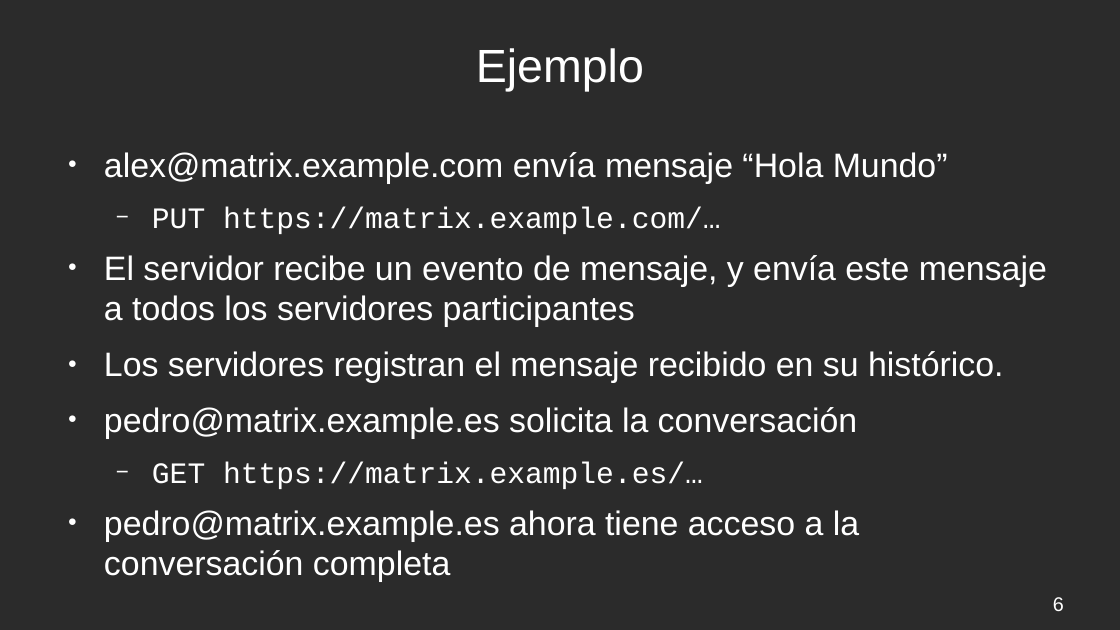
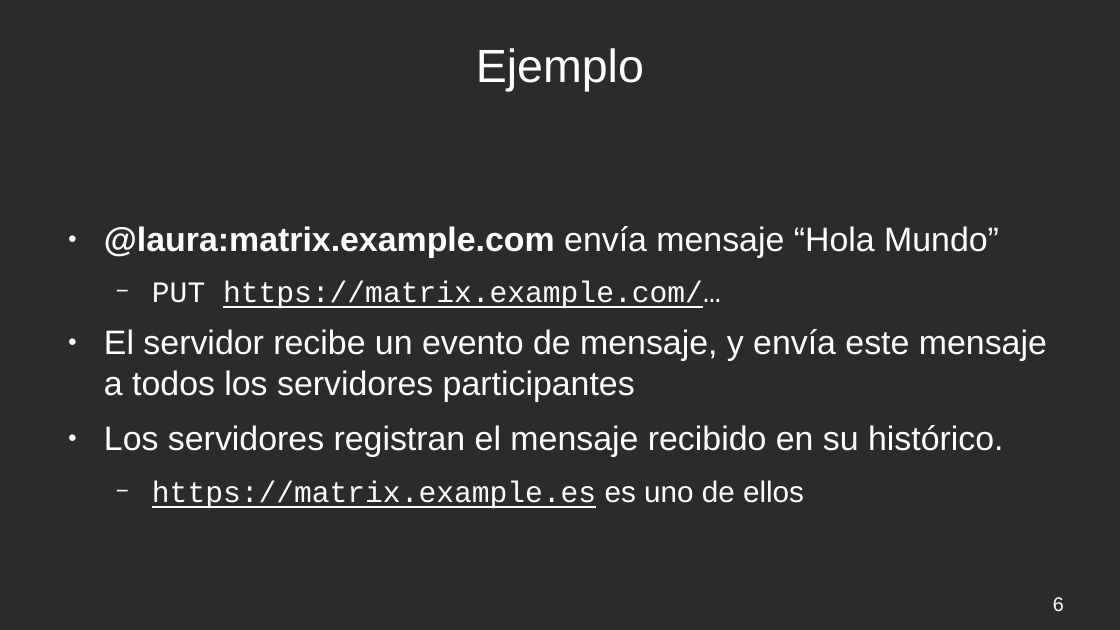
Before and after one commit to Alxe/UGR_FR, a slide deck: slide 6 of Matrix/matrix.odp. Drawn at 1120x630 pixels with LibreOffice and Linux fonts; fonts in the diff are those of the drawing; background and template pictures are left out; a plain dark background stands for a picture behind light text. Boxes give left, top, right and bottom in pixels: in the first picture for what was removed or moved away, otherwise in the second. Text is boxed around its words. In the diff, an @@ line names an element or a change of style, - is before the commit and + after.

Commit message:
Updated Matrix slides

```diff
--- a/Matrix/matrix.odp
+++ b/Matrix/matrix.odp
@@ text at [104, 226, 999, 258]: text changed; bold on @@
-● alex@matrix.example.com envía mensaje “Hola Mundo”
+● @laura:matrix.example.com envía mensaje “Hola Mundo”
@@ text at [152, 281, 721, 308]: underline on in "https://matrix.example.com/…" @@
@@ text at [152, 480, 804, 508]: text changed; size 24 to 21 pt; font Arial to Courier New @@
-● pedro@matrix.example.es solicita la conversación
-  − GET https://matrix.example.es/…
-● pedro@matrix.example.es ahora tiene acceso a la conversación completa
+  − https://matrix.example.es es uno de ellos
```
Also in this commit, not shown: 2 other slides changed, 1 slide added, 1 other file.
